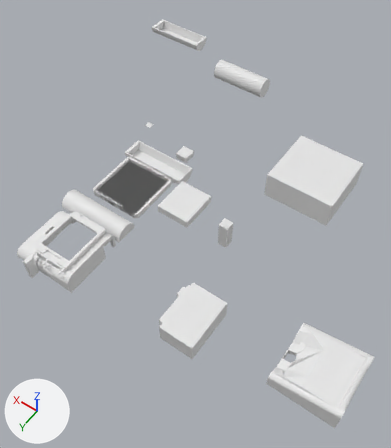
The Blender file case.blend: old version first, new version second.
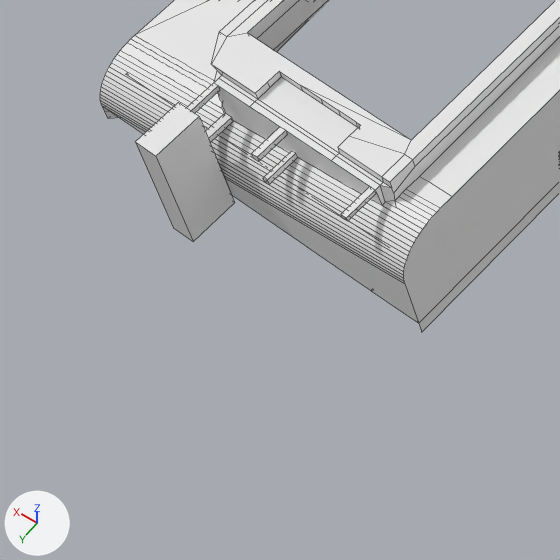
The first picture shows the older version from a 50 mm camera at (-281.0, 407.0, 435.0) aimed at (-79.0, 124.0, -10.0). The close-ups show both versions on the part from 0% to 24% of the width and 53% to 74% of the height of that picture; other places that the commit changed are outside them. Lighting does not change. The marker at lower left points along +X, +Y and +Z. The close-ups show mesh edges as thin lines.

In view in the first close-up: 'joiner', 'usb'.
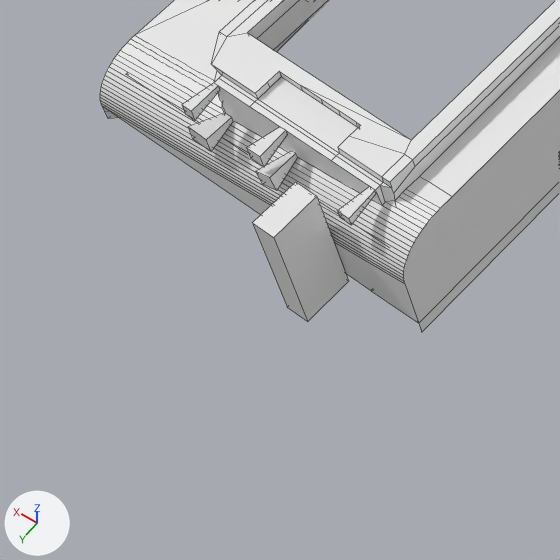
Location of each change, [x1, y1, x2, y2] in pixels of the close-ups (560 x 560 px; the box of a moved part takes in the faces that stretch with it):
'usb', moved: before [135, 102, 235, 242]; after [253, 182, 349, 322]
part 1 of me_cube_007, moved or reshaped: before [187, 83, 298, 184]; after [182, 83, 298, 191]
part 2 of me_cube_007, moved or reshaped: before [341, 187, 376, 221]; after [337, 187, 376, 225]

What changed in the scene script:
```text
Change me_cube_007:
    where me_cube_007.from_pydata(...)  # 1012 vertices, 437 faces; spans x -1589.0..2385.0, y 1673.0..3082.0, z -3552.0..1181.0
    used by ob_joiner; location = (-7.6, 194.3, -36.2); rotation_euler = (1.571, 0.0, 0.0), in degrees (90, 0, 0); scale = (0.0192, 0.0192, 0.0192)
    verts and faces of me_cube_007; kept vertices keep their numbers, new ones are numbered from 1012
    before: 971 (846.0, 3001.0, -3551.0) at pixel (185, 108), 972 (848.0, 2938.0, -3551.0), 975 (795.0, 3000.0, -3551.0), 976 (797.0, 2937.0, -3551.0), 977 (860.0, 2495.0, -3548.0)
    before: 978 (858.0, 2559.0, -3549.0), 981 (787.0, 2493.0, -3548.0), 982 (785.0, 2557.0, -3549.0), 990 (32.0, 3007.0, -3550.0) at pixel (257, 157), 991 (95.0, 3007.0, -3551.0) at pixel (251, 153)
    before: 994 (32.0, 2942.0, -3550.0) at pixel (258, 161), 995 (95.0, 2943.0, -3551.0) at pixel (253, 158), 996 (0.0, 2650.0, -3552.0) at pixel (269, 184), 997 (55.0, 2630.0, -3552.0) at pixel (265, 182), 1000 (9.0, 2702.0, -3552.0) at pixel (267, 180)
    before: 1001 (64.0, 2683.0, -3552.0) at pixel (262, 178)
    before: 1006 (-953.0, 3005.0, -3551.0) at pixel (346, 218), 1007 (-893.0, 3005.0, -3552.0) at pixel (340, 214), 1010 (-953.0, 2959.0, -3551.0) at pixel (347, 221), 1011 (-893.0, 2959.0, -3552.0) at pixel (341, 217)
    me_cube_007 part 1
    add verts[971] = (874.0, 3038.0, -3551.0)  # moved, pixel (181, 104)
    add verts[972] = (878.0, 2903.0, -3551.0)  # moved, pixel (185, 113)
    add verts[975] = (765.0, 3035.0, -3551.0)  # moved, pixel (191, 111)
    add verts[976] = (769.0, 2900.0, -3551.0)  # moved, pixel (194, 120)
    add verts[977] = (929.0, 2495.0, -3548.0)  # moved, pixel (192, 138)
    add verts[978] = (924.0, 2676.0, -3549.0)  # moved, pixel (188, 126)
    add verts[981] = (721.0, 2490.0, -3548.0)  # moved, pixel (211, 151)
    add verts[982] = (716.0, 2671.0, -3549.0)  # moved, pixel (206, 139)
    add verts[990] = (-11.0, 3050.0, -3550.0)  # moved, pixel (259, 156)
    add verts[991] = (137.0, 3051.0, -3551.0)  # moved, pixel (246, 147)
    add verts[994] = (-10.0, 2898.0, -3550.0)  # moved, pixel (263, 167)
    add verts[995] = (138.0, 2899.0, -3551.0)  # moved, pixel (250, 158)
    add verts[996] = (-70.0, 2613.0, -3552.0)  # moved, pixel (276, 190)
    add verts[997] = (106.0, 2551.0, -3552.0)  # moved, pixel (262, 184)
    add verts[1000] = (-42.0, 2781.0, -3552.0)  # moved, pixel (269, 177)
    add verts[1001] = (134.0, 2720.0, -3552.0)  # moved, pixel (255, 171)
    me_cube_007 part 2
    add verts[1006] = (-987.0, 3031.0, -3551.0)  # moved, pixel (348, 218)
    add verts[1007] = (-859.0, 3031.0, -3552.0)  # moved, pixel (337, 210)
    add verts[1010] = (-987.0, 2933.0, -3551.0)  # moved, pixel (351, 225)
    add verts[1011] = (-859.0, 2933.0, -3552.0)  # moved, pixel (339, 217)
Change ob_usb:
    ob_usb.location: (9.0, 266.2, 6.2) -> (-16.4, 266.2, 6.2)
```
